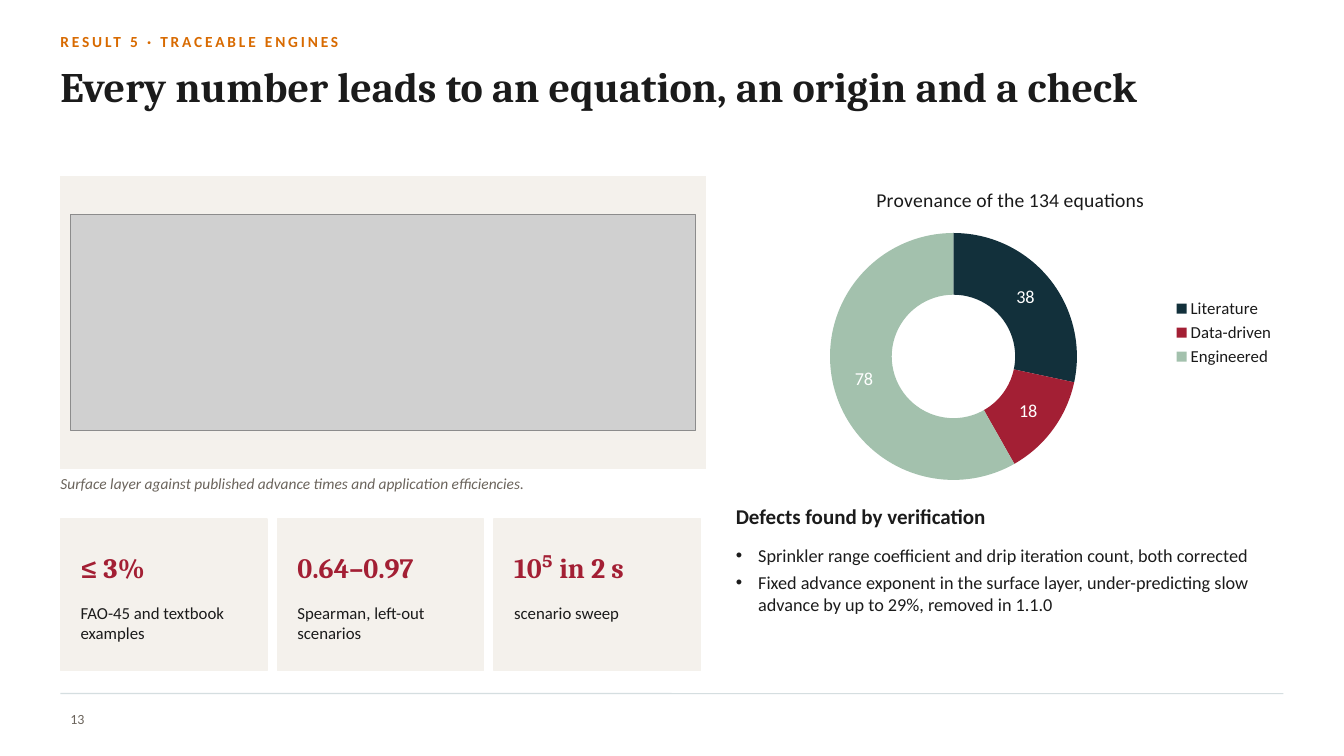
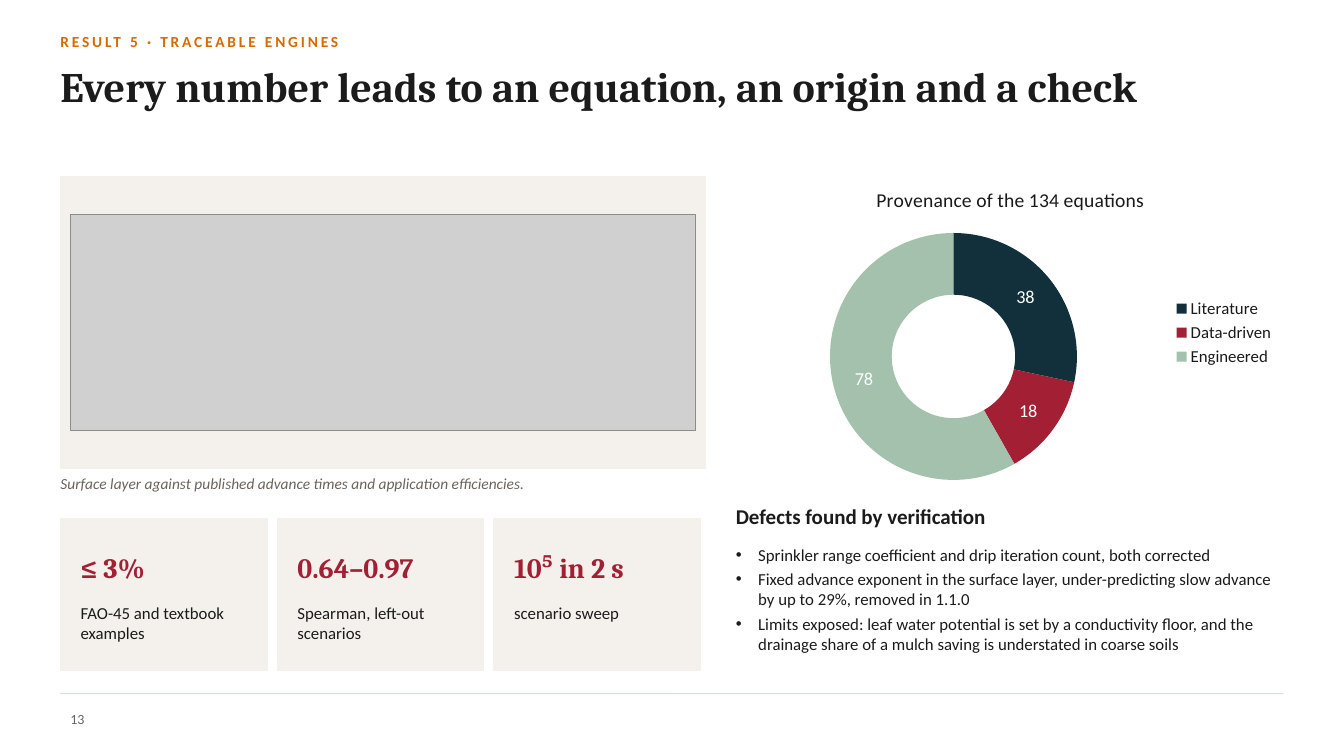
Before and after one commit to halilunaziru73-creator/Coupled-Water-Fluxes-Pore-Scale-Dynamics-Precision-Irrigation-Mulching-Feedback-Loops, a slide deck: slide 13 of Manuscripts/pdf/Supplementary/SWAFL_Presentation.pptx. Drawn at 1344x756 pixels with LibreOffice and Linux fonts; fonts in the diff are those of the drawing; grey boxes stand for pictures; background and template pictures are left out. Boxes give left, top, right and bottom in pixels: in the first picture for what was removed or moved away, otherwise in the second. Text is boxed around its words. In the diff, an @@ line names an element or a change of style, - is before the commit and + after.

Commit message:
Presentation: add the remaining major results (Daisy end-to-end runs, defects, limits, dose scale, discount)

```diff
--- a/Manuscripts/pdf/Supplementary/SWAFL_Presentation.pptx
+++ b/Manuscripts/pdf/Supplementary/SWAFL_Presentation.pptx
@@ text at (758,549,1270,608): size 13 to 12 pt in "Sprinkler range coefficient and drip iteration count, ...", "Fixed advance exponent in the surface layer, ..."; less space between paragraphs @@
@@ text at (758,618,1253,653): paragraph added @@
+• Limits exposed: leaf water potential is set by a conductivity floor, and the drainage share of a mulch saving is understated in coarse soils
```
Also in this commit, not shown: 2 other slides changed, 1 slide added.
